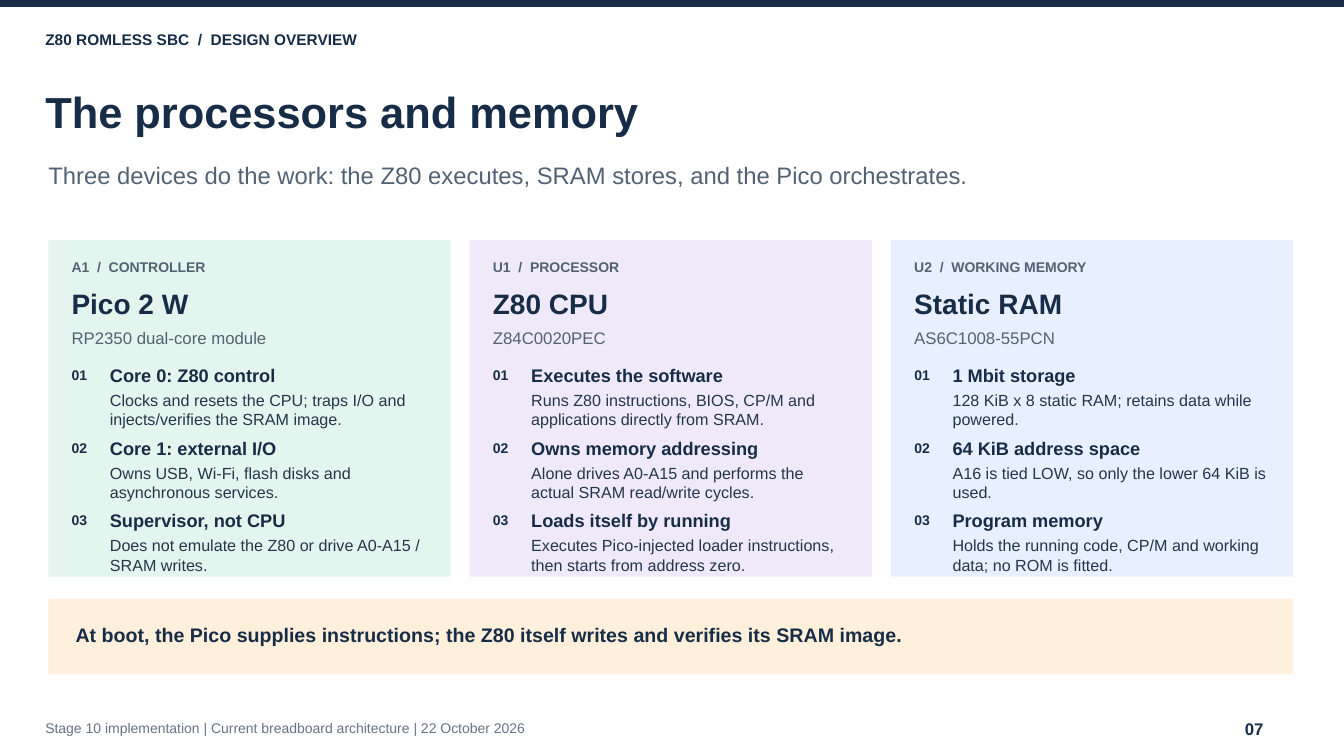
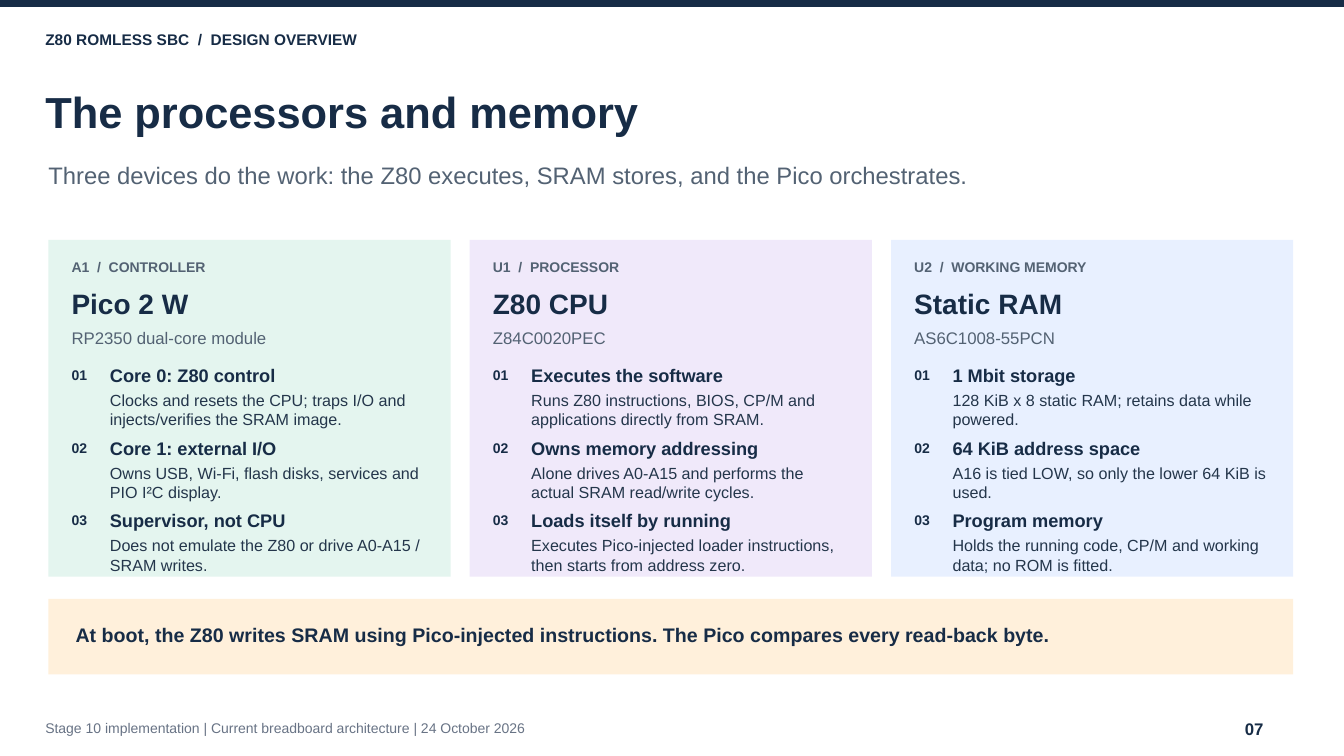
Before and after one commit to gloveboxes/Z80ROMlessSBC, a slide deck: slide 7 of docs/Z80-ROMless-SBC-Design-Overview.pptx. Drawn at 1344x756 pixels with LibreOffice and Linux fonts; fonts in the diff are those of the drawing. Boxes give left, top, right and bottom in pixels: in the first picture for what was removed or moved away, otherwise in the second. Text is boxed around its words. In the diff, an @@ line names an element or a change of style, - is before the commit and + after.

```diff
--- a/docs/Z80-ROMless-SBC-Design-Overview.pptx
+++ b/docs/Z80-ROMless-SBC-Design-Overview.pptx
@@ text at (110,467,419,502): text changed @@
-Owns USB, Wi-Fi, flash disks and asynchronous services.
+Owns USB, Wi-Fi, flash disks, services and PIO I²C display.
@@ text at (76,627,1049,646): text changed @@
-At boot, the Pico supplies instructions; the Z80 itself writes and verifies its SRAM image.
+At boot, the Z80 writes SRAM using Pico-injected instructions. The Pico compares every read-back byte.
@@ text at (45,723,525,736): text changed @@
-Stage 10 implementation | Current breadboard architecture | 22 October 2026
+Stage 10 implementation | Current breadboard architecture | 24 October 2026
```
Also in this commit, not shown: 8 other slides changed, 3 other files.
